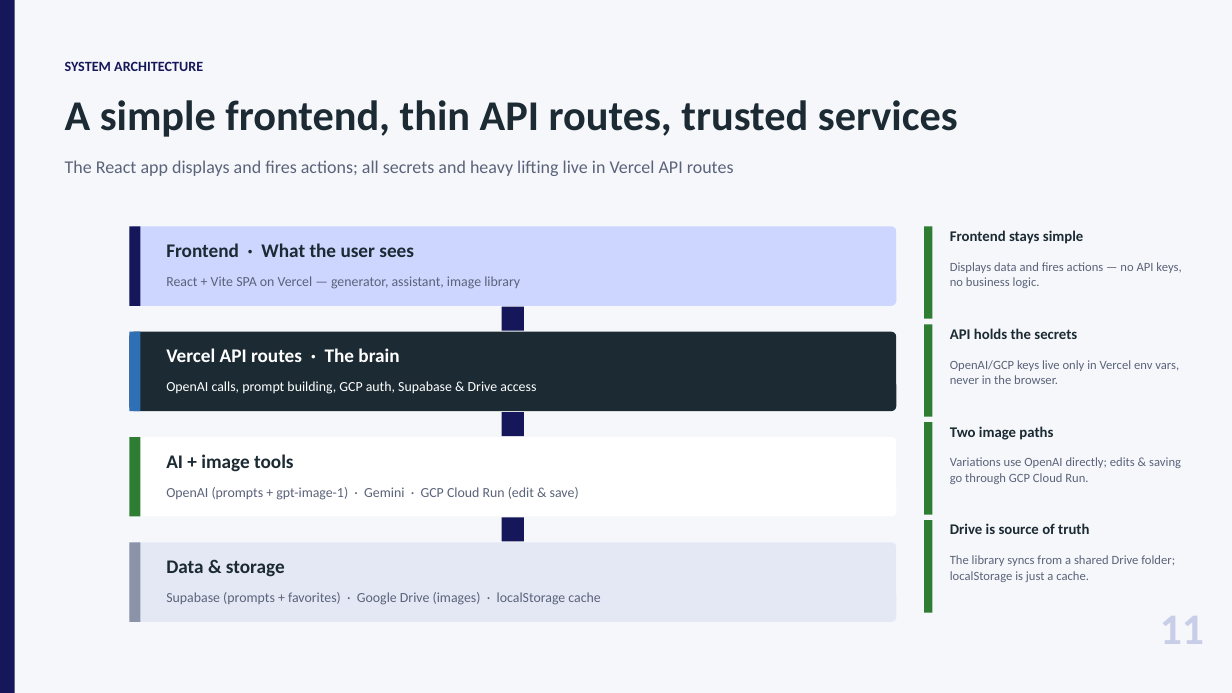
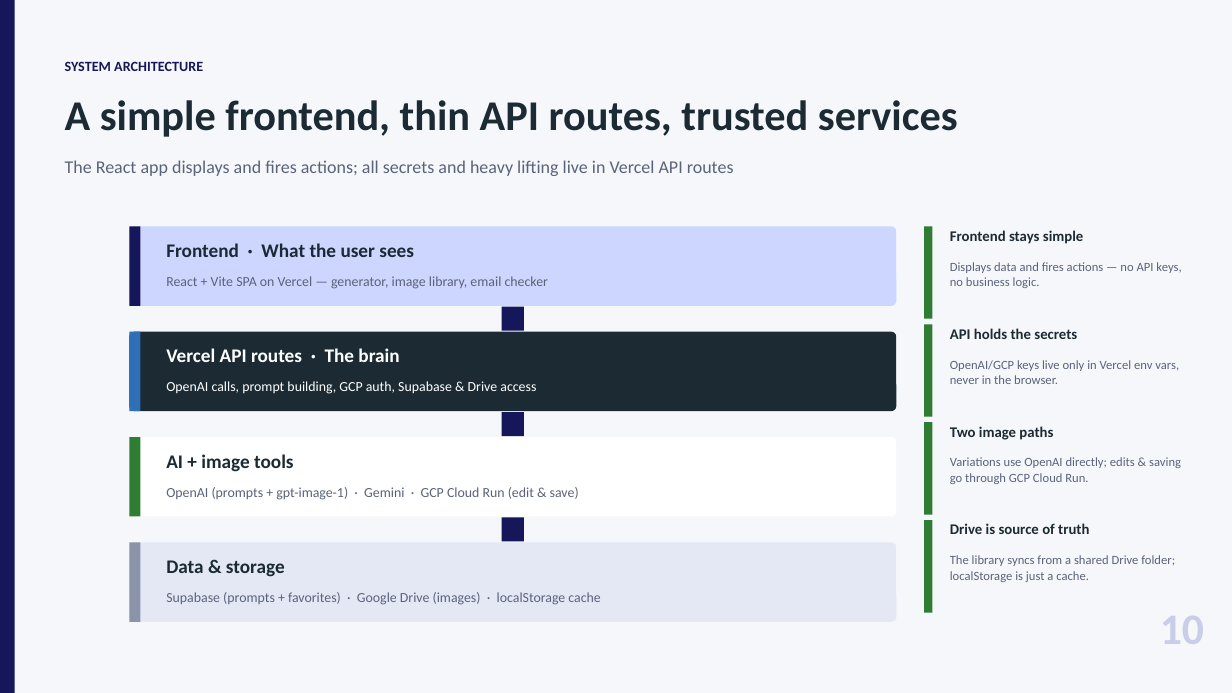
Before and after one commit to Optinet-Solutions-AI/Prompt-Generator, a slide deck: slide 10 of PromptGenerator_Overview.pptx (slide 11 before the commit). Drawn at 1232x693 pixels with LibreOffice and Linux fonts; fonts in the diff are those of the drawing. Boxes give left, top, right and bottom in pixels: in the first picture for what was removed or moved away, otherwise in the second. Text is boxed around its words. In the diff, an @@ line names an element or a change of style, - is before the commit and + after.

```diff
--- a/PromptGenerator_Overview.pptx
+++ b/PromptGenerator_Overview.pptx
@@ text at [166,276,548,289]: text changed @@
-React + Vite SPA on Vercel — generator, assistant, image library
+React + Vite SPA on Vercel — generator, image library, email checker
@@ text at [1160,616,1204,644]: text changed @@
-11
+10
```
Also in this commit, not shown: 9 other slides changed, 1 slide removed, 1 other file.
